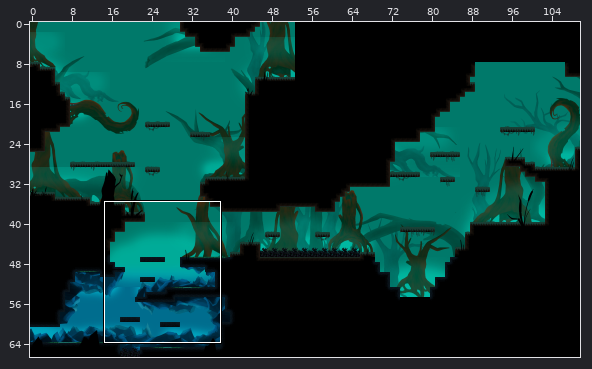
Tiled map: Output/Assets/Maps/Map21.tmx. The first picture is a wide view before the edit; the outline marks the close-up.
Close-up. Before the commit:
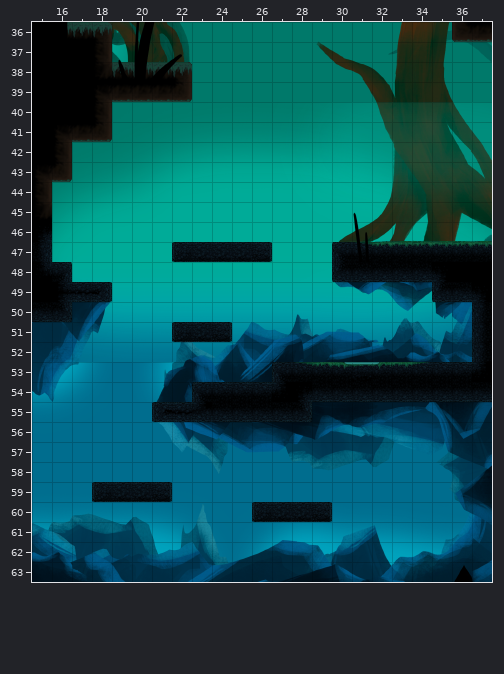
Cells are 64x64 px. Shown: x 15..37, y 36..63. The commit also changed other parts of the map, which this record leaves out.
The same view after the edit:
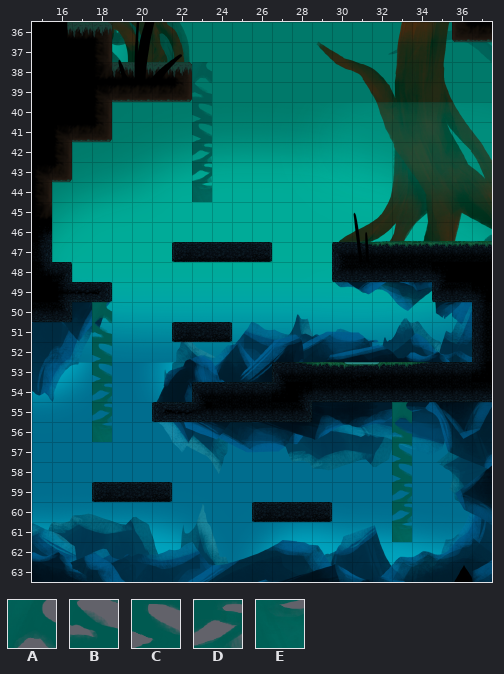
Key: from "Mangrove_Tree3.1": A 97, B 127, C 157, D 187, E 247.
_ is an empty cell, . an unchanged one.
Diff:
--- layer "Platforms"
@@ x 23..23 @@
-38 _
-39 _
-40 _
-41 _
-42 _
-43 _
-44 _
+38 A
+39 B
+40 C
+41 C
+42 D
+43 D
+44 E
@@ x 18..33 @@
-50 _...............
-51 _...............
-52 _...............
-53 _...............
-54 _...............
-55 _.............._
-56 _.............._
-57 ..............._
-58 ..............._
-59 ..............._
-60 ..............._
-61 ..............._
+50 A...............
+51 B...............
+52 C...............
+53 C...............
+54 D...............
+55 D..............A
+56 E..............B
+57 ...............C
+58 ...............C
+59 ...............D
+60 ...............D
+61 ...............E
Boxes around the changes in both close-ups, in picture pixels (x1, y1, x2, y2):
added: (192, 62, 212, 202)
added: (92, 302, 112, 442)
added: (392, 402, 412, 542)
